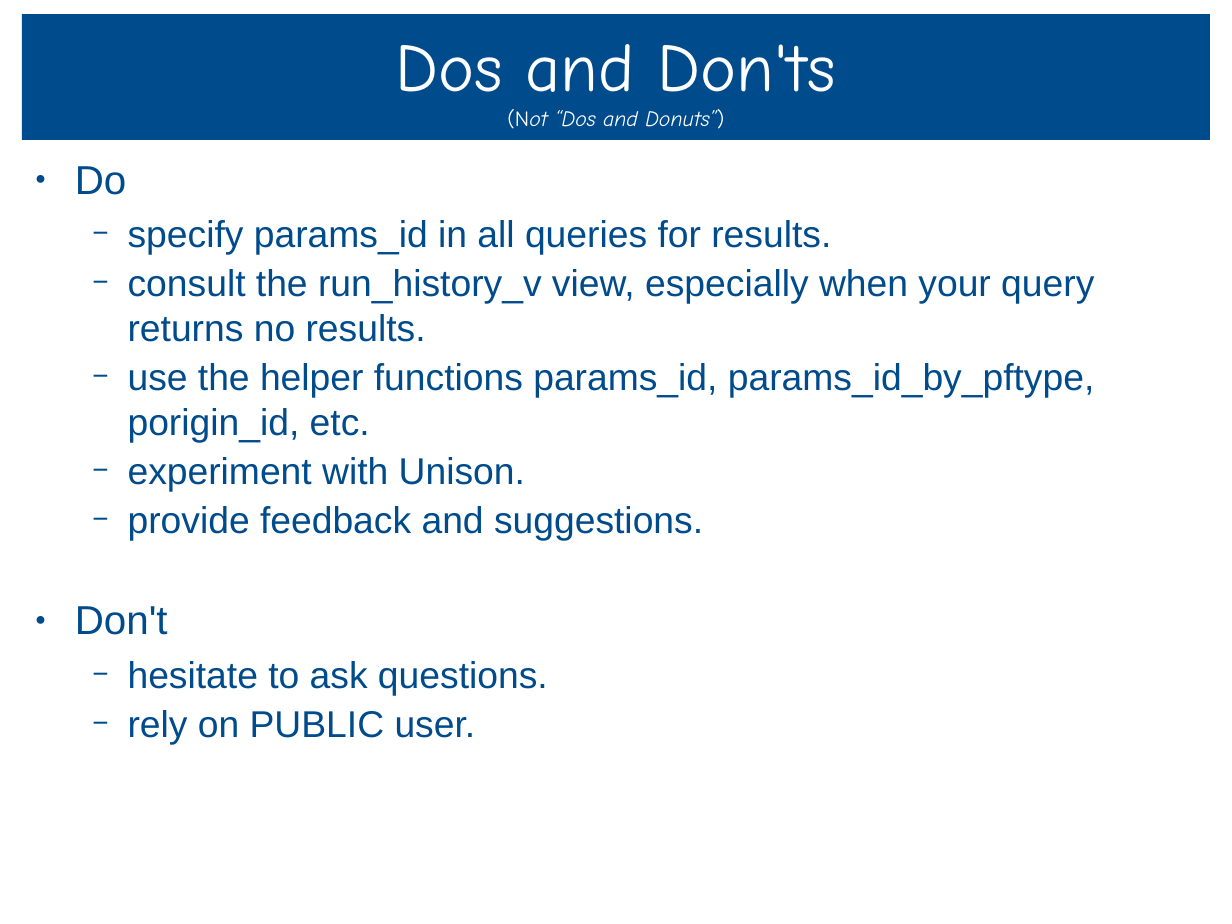
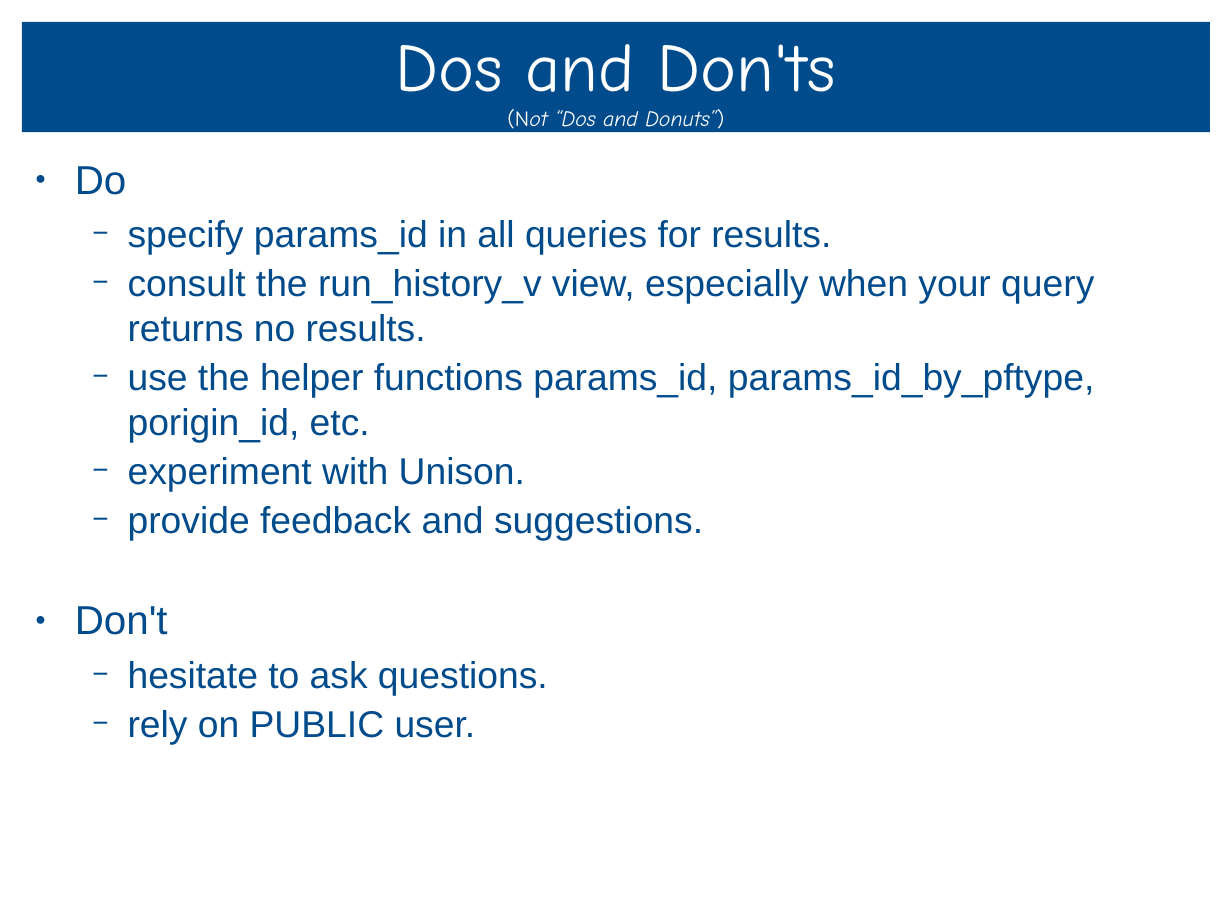
Before and after one commit to unison/unison, a slide deck: slide 33 of doc/unison-tutorial.odp. Drawn at 1232x924 pixels with LibreOffice and Linux fonts; fonts in the diff are those of the drawing. Boxes give left, top, right and bottom in pixels: in the first picture for what was removed or moved away, otherwise in the second. Text is boxed around its words. In the diff, an @@ line names an element or a change of style, - is before the commit and + after.

```diff
--- a/doc/unison-tutorial.odp
+++ b/doc/unison-tutorial.odp
@@ title "Dos and Don'ts (Not “Dos ..." resized from (x1=22, y1=15, x2=1211, y2=140) to (x1=22, y1=22, x2=1211, y2=132) @@
```
Also in this commit, not shown: 2 other slides changed, 1 other file.
